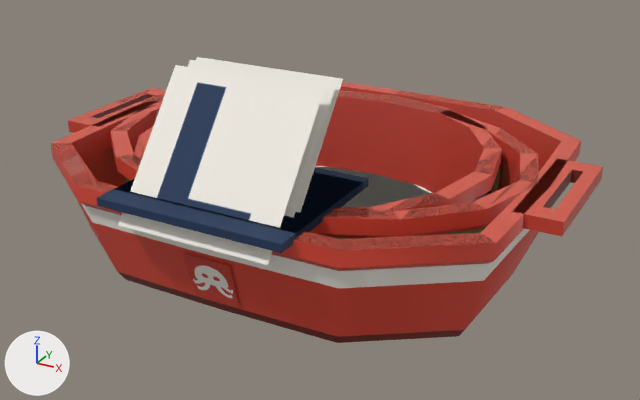
One commit to the Blender file art/blender/box.blend: the scene before it, then after it.
One viewpoint serves both versions: a camera (50 mm lens) standing at (0.379, -0.683, 0.381) and looking at (0.014, -0.02, 0.049). The lights are fixed; the arrows at lower left show +X, +Y and +Z. The older version comes first.

The first picture shows 'SizeLetter_large', 'SizeLetter_medium', 'SizeLetter_small', 'SizeRim_large', 'SizeRim_medium', 'SizeRim_small', 'box_large', 'box_medium', 'box_small', 'hull_large', 'hull_medium', 'hull_small'.
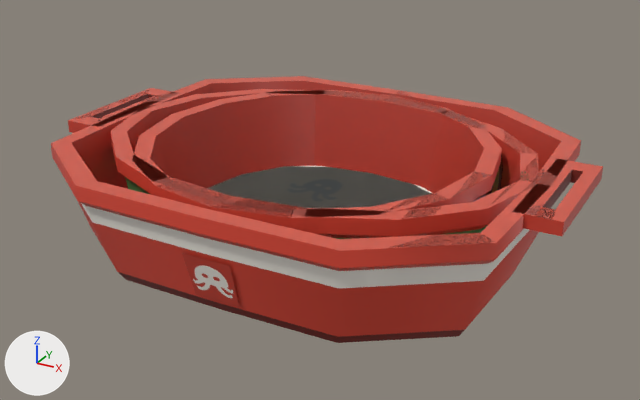
Diff of the bpy script that builds the scene:
```diff
--- a/art/blender/box.blend.py
+++ b/art/blender/box.blend.py
@@ ob_sizerim_small @@
-ob_sizerim_small = bpy.data.objects.new('SizeRim_small', me_cube)
-ob_sizerim_small.parent = ob_box_small
-ob_sizerim_small.location = (0.0, -0.13, 0.098)
@@ ob_sizeletter_small @@
-ob_sizeletter_small = bpy.data.objects.new('SizeLetter_small', me_plane)
-ob_sizeletter_small.parent = ob_box_small
-ob_sizeletter_small.location = (0.0, -0.137, 0.134)
@@ ob_sizerim_medium @@
-ob_sizerim_medium = bpy.data.objects.new('SizeRim_medium', me_cube_001)
-ob_sizerim_medium.parent = ob_box_medium
-ob_sizerim_medium.location = (0.0, -0.12, 0.098)
@@ ob_sizeletter_medium @@
-ob_sizeletter_medium = bpy.data.objects.new('SizeLetter_medium', me_plane_001)
-ob_sizeletter_medium.parent = ob_box_medium
-ob_sizeletter_medium.location = (0.0, -0.127, 0.134)
@@ ob_sizerim_large @@
-ob_sizerim_large = bpy.data.objects.new('SizeRim_large', me_cube_002)
-ob_sizerim_large.parent = ob_box_large
-ob_sizerim_large.location = (0.0, -0.15, 0.098)
@@ ob_sizeletter_large @@
-ob_sizeletter_large = bpy.data.objects.new('SizeLetter_large', me_plane_002)
-ob_sizeletter_large.parent = ob_box_large
-ob_sizeletter_large.location = (0.0, -0.157, 0.134)
```

Boxes [x1, y1, x2, y2] around the edits, measured in the pictures (640 x 400 px):
'SizeLetter_large', deleted
    before: [118, 65, 325, 265]
'SizeRim_large', deleted (blue)
    before: [97, 179, 352, 253]
'SizeLetter_small', deleted
    before: [188, 60, 337, 218]
'SizeRim_medium', deleted
    before: [123, 167, 369, 232]
'SizeLetter_medium', deleted
    before: [196, 57, 343, 213]
'SizeRim_small', deleted
    before: [117, 186, 303, 237]
